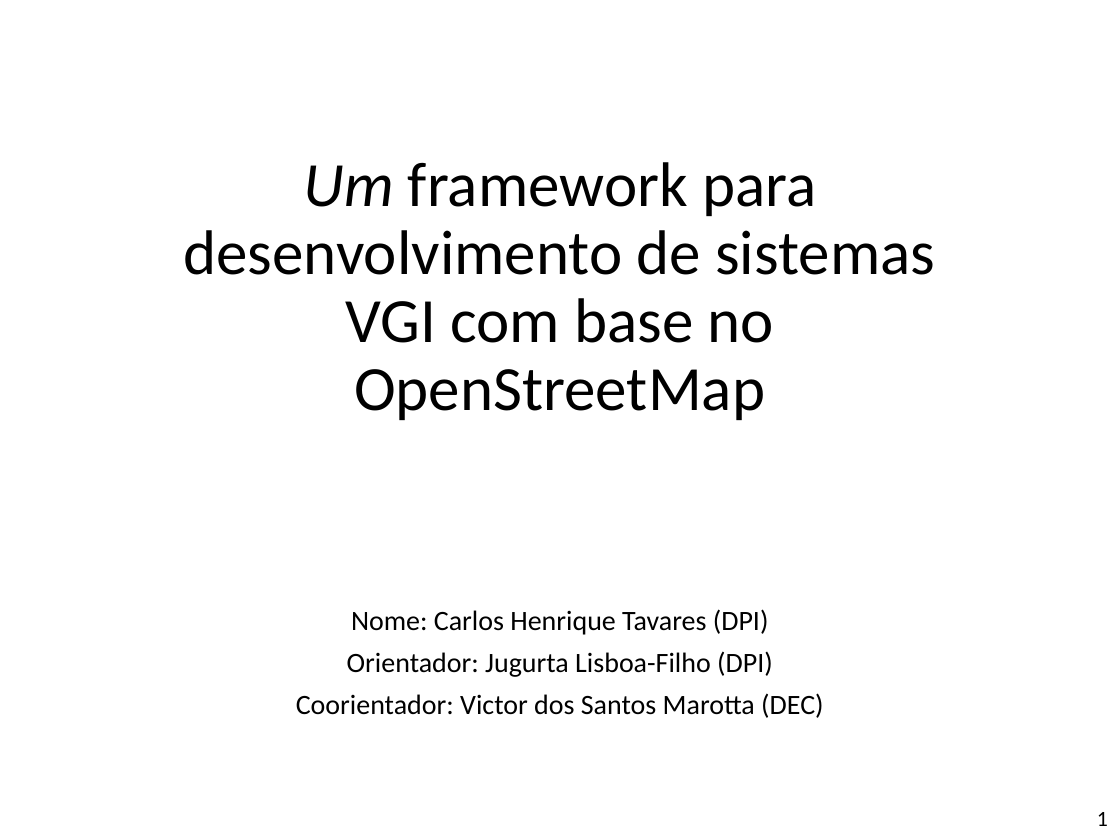
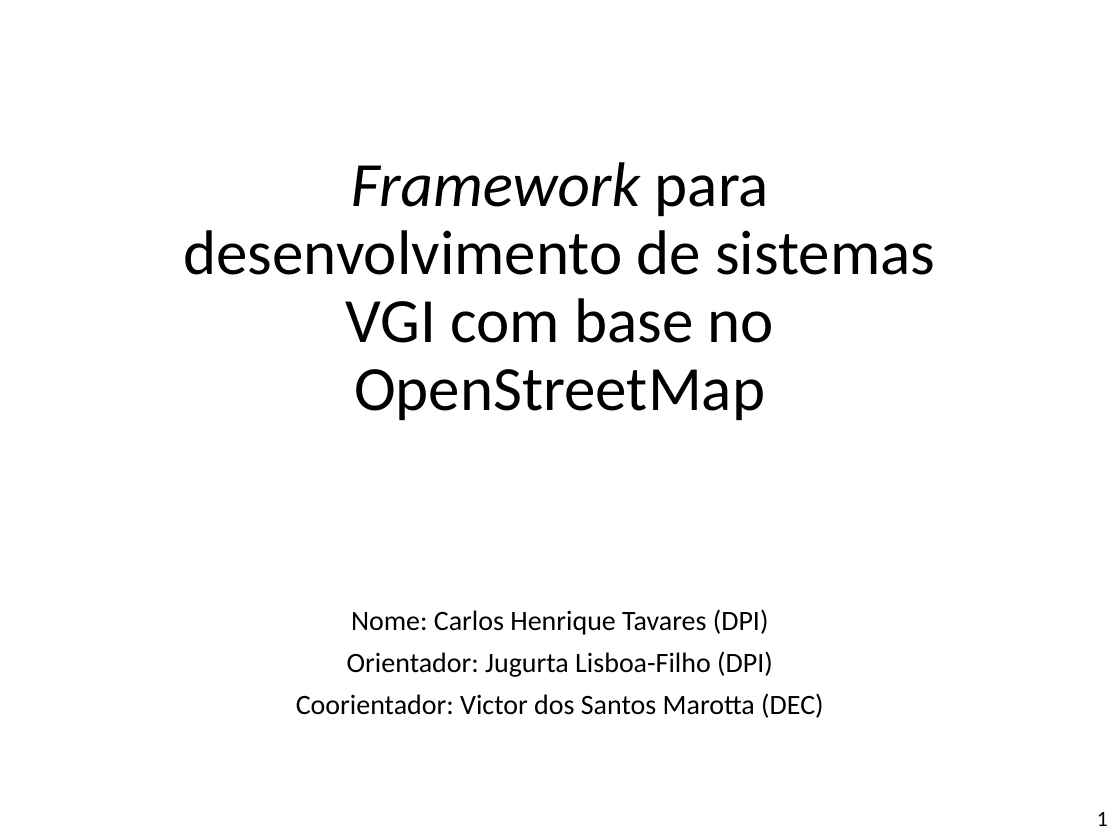
Before and after one commit to TavaresCarlos/TCC, a slide deck: slide 1 of apresentação-do-sistema/apresentação-2-template-UFV.pptx. Drawn at 1120x840 pixels with LibreOffice and Linux fonts; fonts in the diff are those of the drawing; background and template pictures are left out. Boxes give left, top, right and bottom in pixels: in the first picture for what was removed or moved away, otherwise in the second. Text is boxed around its words. In the diff, an @@ line names an element or a change of style, - is before the commit and + after.

```diff
--- a/apresentação-do-sistema/apresentação-2-template-UFV.pptx
+++ b/apresentação-do-sistema/apresentação-2-template-UFV.pptx
@@ title at (x1=184, y1=162, x2=935, y2=420): text changed @@
-Um framework para desenvolvimento de sistemas VGI com base no OpenStreetMap
+Framework para desenvolvimento de sistemas VGI com base no OpenStreetMap
```
Also in this commit, not shown: 6 other files.
